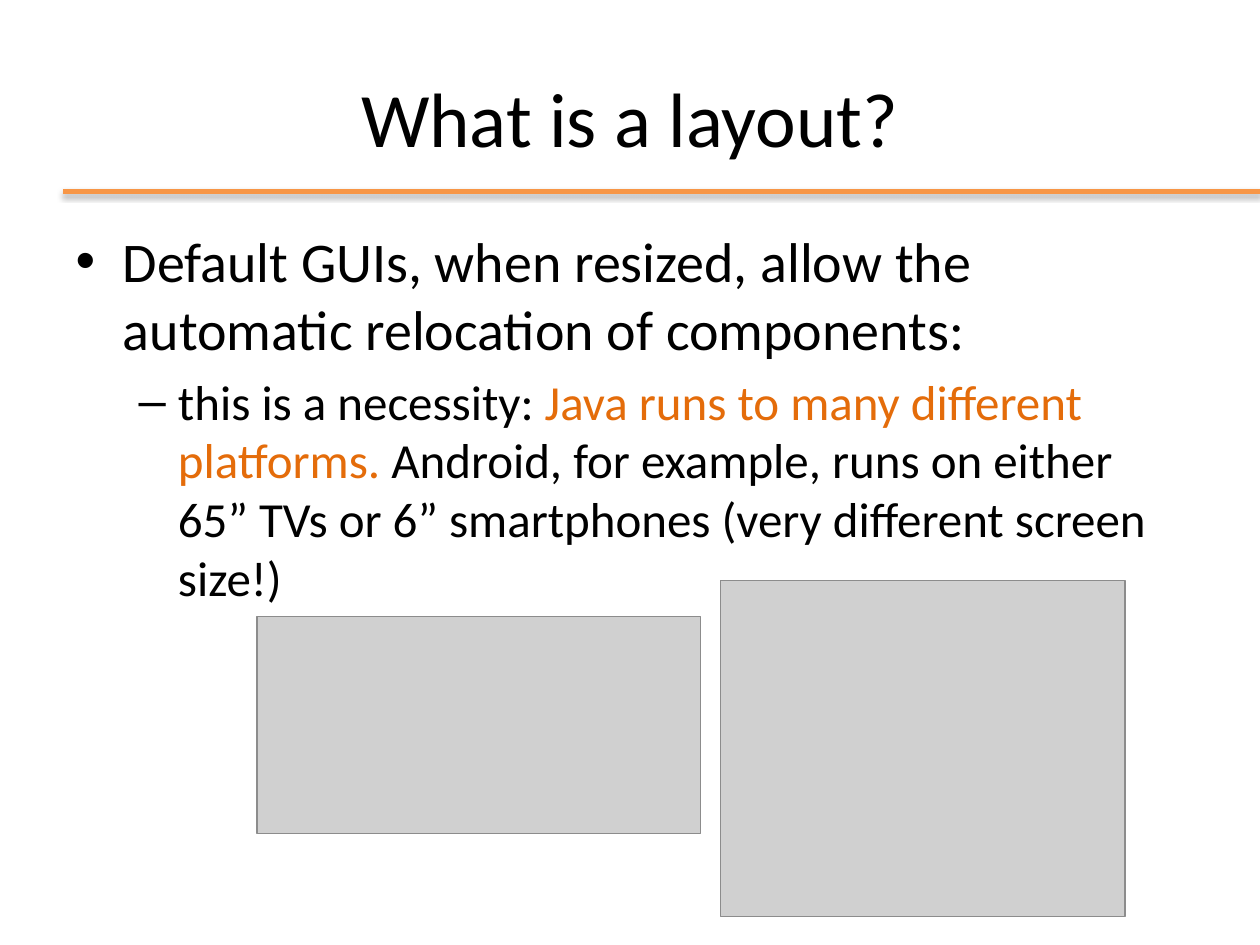
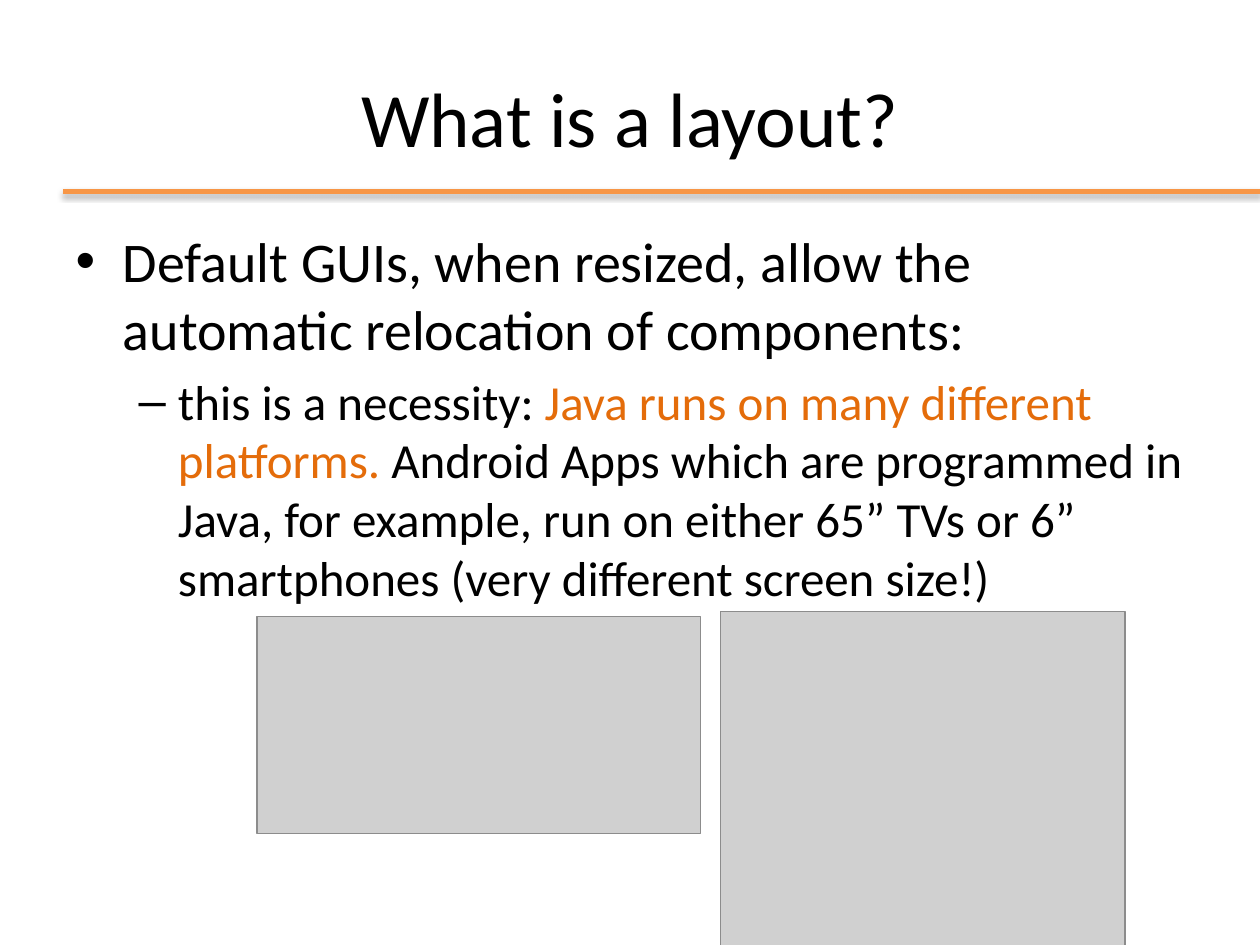
Before and after one commit to Andrea99-beep/ooprogramming, a slide deck: slide 32 of slides/ppt/07_Swing.pptx. Drawn at 1260x945 pixels with LibreOffice and Linux fonts; fonts in the diff are those of the drawing; grey boxes stand for pictures; background and template pictures are left out. Boxes give left, top, right and bottom in pixels: in the first picture for what was removed or moved away, otherwise in the second. Text is boxed around its words. In the diff, an @@ line names an element or a change of style, - is before the commit and + after.

```diff
--- a/slides/ppt/07_Swing.pptx
+++ b/slides/ppt/07_Swing.pptx
@@ text at (x1=178, y1=386, x2=1182, y2=604): text changed @@
-  – this is a necessity: Java runs to many different platforms. Android, for example, runs on either 65” TVs or 6” smartphones (very different screen size!)
+  – this is a necessity: Java runs on many different platforms. Android Apps which are programmed in Java, for example, run on either 65” TVs or 6” smartphones (very different screen size!)
@@ picture moved from (x1=721, y1=581, x2=1125, y2=917) to (x1=721, y1=611, x2=1125, y2=945) @@
```
Also in this commit, not shown: 28 other slides changed, 1 slide removed, 13 other files.
